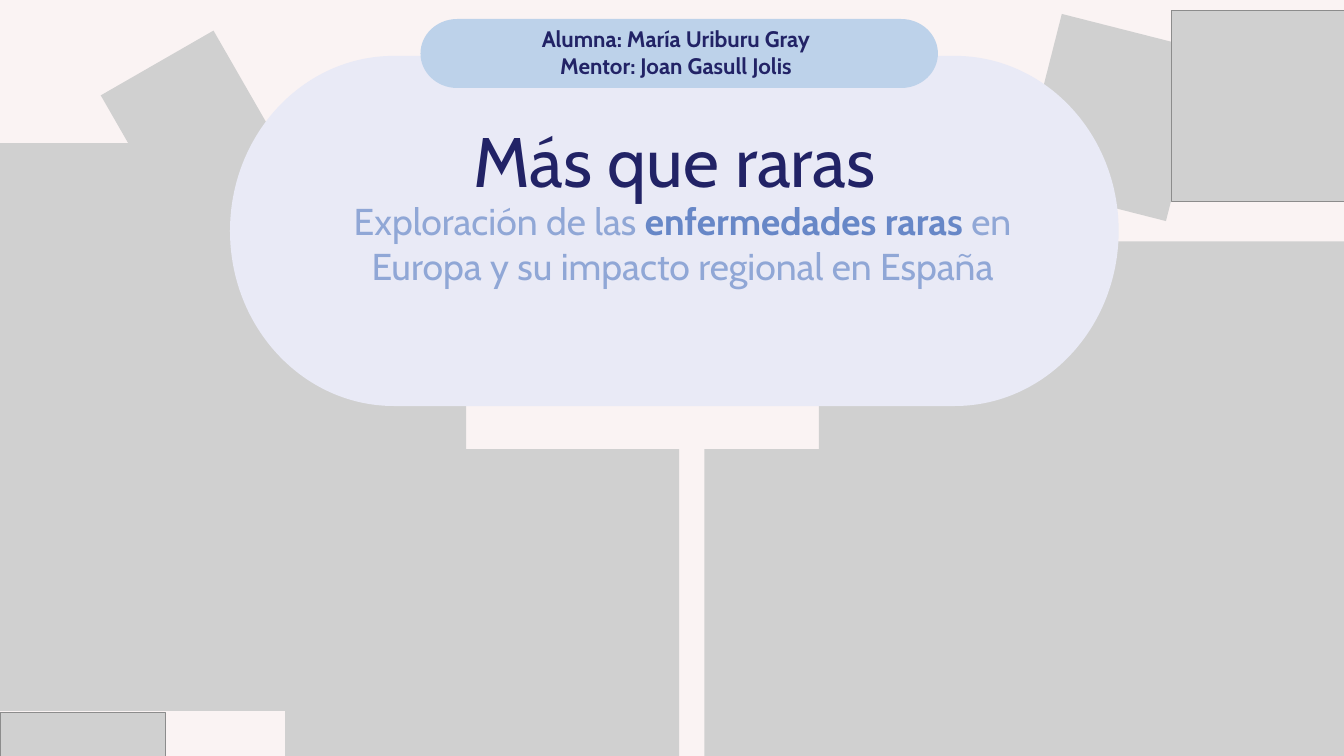
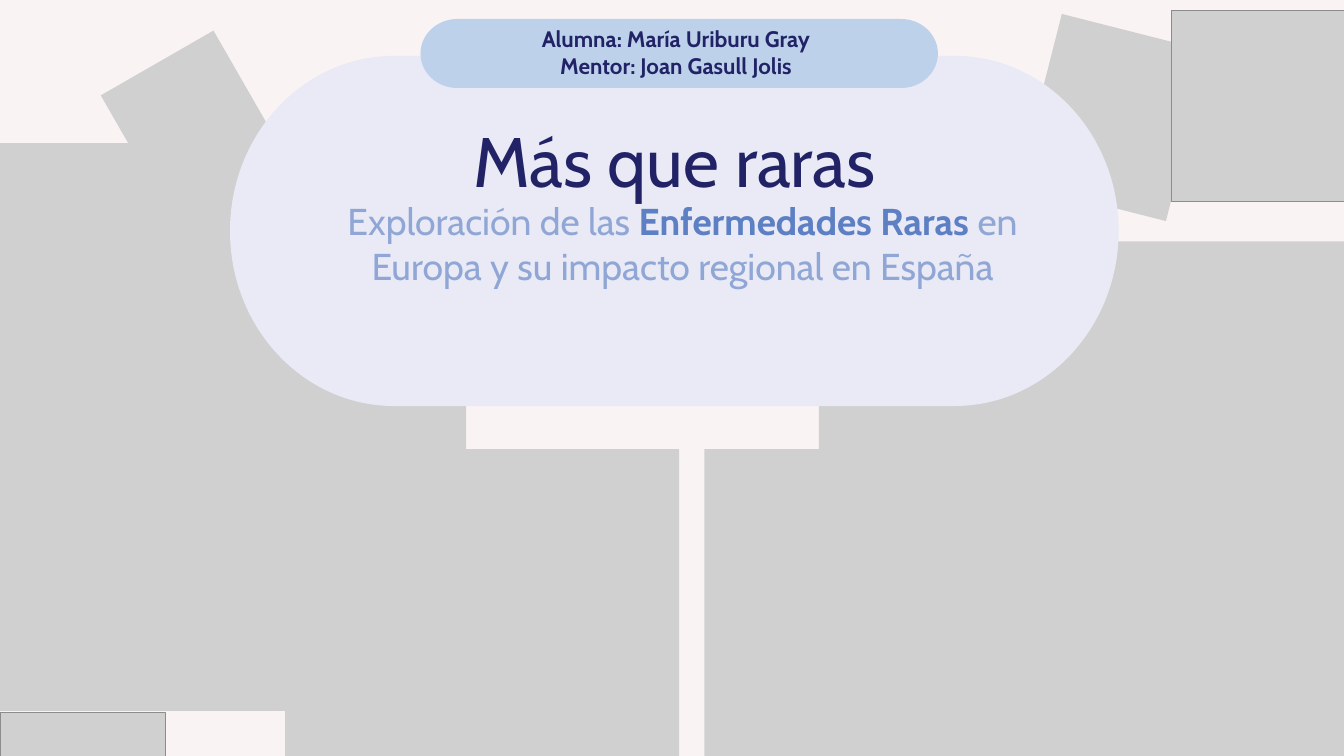
Before and after one commit to Muriburu/ITAcademy, a slide deck: slide 1 of Sprint 10 - Pràctica final/Presentación - Enfermedades raras.pptx. Drawn at 1344x756 pixels with LibreOffice and Linux fonts; fonts in the diff are those of the drawing; grey boxes stand for pictures. Boxes give left, top, right and bottom in pixels: in the first picture for what was removed or moved away, otherwise in the second. Text is boxed around its words. In the diff, an @@ line names an element or a change of style, - is before the commit and + after.

```diff
--- a/Sprint 10 - Pràctica final/Presentación - Enfermedades raras.pptx
+++ b/Sprint 10 - Pràctica final/Presentación - Enfermedades raras.pptx
@@ text at box(347, 207, 1018, 288): text changed @@
-Exploración de las enfermedades raras en Europa y su impacto regional en España
+Exploración de las Enfermedades Raras en Europa y su impacto regional en España
```
Also in this commit, not shown: 12 other slides changed, 3 slides added, 6 other files.
